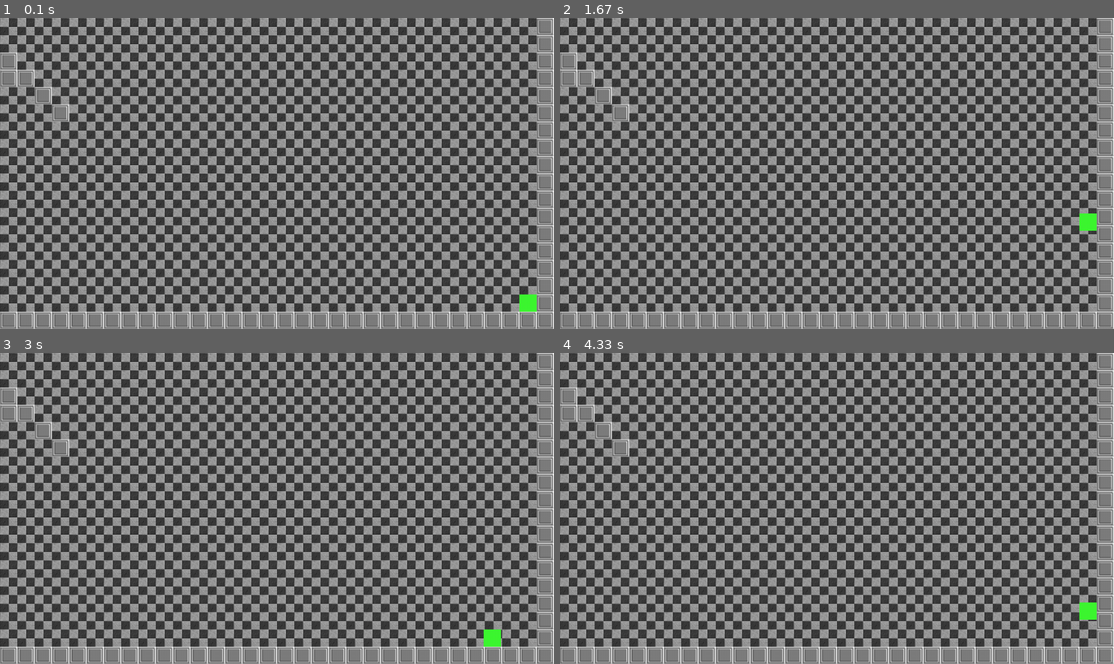
Above: before the commit, frames 1-4 (two rows, left to right).
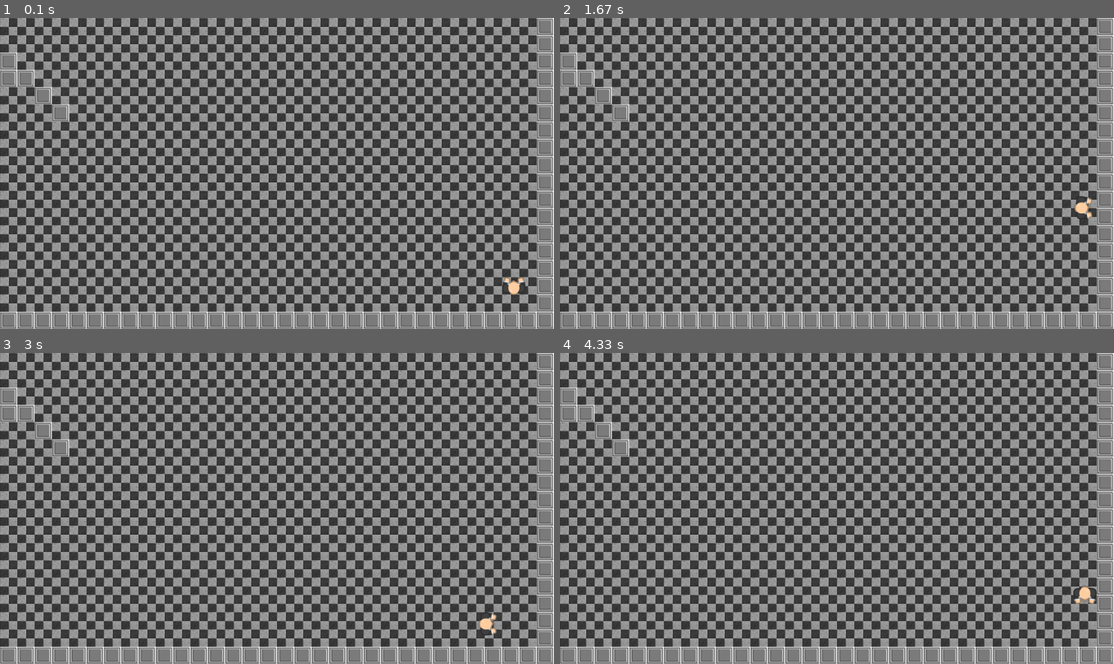
Above: after the commit, the same moments.

Repository: bly852/ICS3U1
Game: pygame game, started from (19.12.06) Culminating/game.py
The game is run twice, just before and just after one commit, with the same random seed, the same clock (stepped at 60 frames per second) and the same inputs.
Inputs:
- Up to frame 1 (0.1 s): no input
- Up to frame 2 (1.67 s): hold D 0.33-0.8 s; hold W 0.83-1.13 s; hold D 1.17-1.63 s
- Up to frame 3 (3 s): hold A 1.67-2.2 s; hold S 2.23-2.53 s; hold D 2.57-2.97 s
- Up to frame 4 (4.33 s): hold W 3-3.37 s; hold D 3.4-4.03 s; hold S from 4.07 s (still down)

The runs differ from the first frame. In frame 1, 0.3% of the frame differs, in the area x 90-97%, y 83-95%; in frame 2, 0.3%; in frame 3, 0.3%; in frame 4, 0.3%, in the area x 92-97%, y 75-86%.

Commit message:
Player Sprite and Rotation
Added in Player Sprite

Allowed Player sprite to rotate depending on the direction of travel

Diff:
--- a/(19.12.06) Culminating/game.py
+++ b/(19.12.06) Culminating/game.py
@@ -18,7 +18,6 @@
         # initialize game window
         pygame.init()
         self.screen = pygame.display.set_mode((width, height))
-        pygame.display.set_caption(title)
         self.fpsClock = pygame.time.Clock()
         self.data_loader()
 
@@ -29,6 +28,7 @@
         self.map = Map(path.join(map_folder, 'biggerMap.txt'))
         self.floor_image = pygame.image.load(path.join(image_folder, floor_image)).convert_alpha()
         self.wall_image = pygame.image.load(path.join(image_folder, wall_image)).convert_alpha()
+        self.player_image = pygame.image.load(path.join(image_folder, player_image)).convert_alpha()
 
     def new(self):
         # new game loop
@@ -72,6 +72,7 @@
 
     def draw(self):
         # game loop - draw
+        pygame.display.set_caption("{} | FPS: {:.0f}".format(title ,self.fpsClock.get_fps()))
         for sprite in self.all_sprites:
             self.screen.blit(sprite.image, self.camera.apply(sprite))
         pygame.display.flip()
--- a/(19.12.06) Culminating/settings.py
+++ b/(19.12.06) Culminating/settings.py
@@ -13,7 +13,7 @@
 # game options
 width = 1024
 height = 576
-fps = 60
+fps = 240
 title = 'Food Wars'
 
 
@@ -25,5 +25,6 @@
 # player settings
 player_speed = 500
 
+player_image = 'hitman1_hold.png'
 floor_image = 'marble_floor32x32.png'
 wall_image = 'mask_32x_0.png'
--- a/(19.12.06) Culminating/sprites.py
+++ b/(19.12.06) Culminating/sprites.py
@@ -8,12 +8,12 @@
         self.groups = game.all_sprites
         pygame.sprite.Sprite.__init__(self, self.groups)
         self.game = game
-        self.image = pygame.Surface((tileSize, tileSize))
-        self.image.fill(green)
+        self.image = game.player_image
+        self.image = pygame.transform.rotate(self.game.player_image, 90)
         self.rect = self.image.get_rect()
         self.velX, self.velY = 0, 0
-        self.x = x * tileSize
-        self.y = y * tileSize
+        self.x = x * tileSize - tileSize
+        self.y = y * tileSize - tileSize
         self.playerNum = player_num
 
     def get_keys(self):
@@ -38,6 +38,27 @@
             if keys[pygame.K_DOWN]:
                 self.velY = player_speed
 
+    def direction(self):
+        if self.velX > 0:
+            if self.velY < 0:
+                self.image = pygame.transform.rotate(self.game.player_image, 45)
+            elif self.velY > 0:
+                self.image = pygame.transform.rotate(self.game.player_image, -45)
+            else:
+                self.image = pygame.transform.rotate(self.game.player_image, 0)
+        elif self.velX < 0:
+            if self.velY < 0:
+                self.image = pygame.transform.rotate(self.game.player_image, 135)
+            elif self.velY > 0:
+                self.image = pygame.transform.rotate(self.game.player_image, -135)
+            else:
+                self.image = pygame.transform.rotate(self.game.player_image, 180)
+        else:
+            if self.velY < 0:
+                self.image = pygame.transform.rotate(self.game.player_image, 90)
+            elif self.velY > 0:
+                self.image = pygame.transform.rotate(self.game.player_image, -90)
+
     def wall_collision(self, axis):
         if axis == 'x':
             collides = pygame.sprite.spritecollide(self, self.game.walls, False)
@@ -60,6 +81,7 @@
 
     def update(self):
         self.get_keys()
+        self.direction()
         self.x += self.velX * self.game.dt
         self.y += self.velY * self.game.dt
         self.rect.x = self.x
Binary file added: (19.12.06) Culminating/images/Test_Character1.png
Binary file added: (19.12.06) Culminating/images/hitman1_hold.png
Binary file added: (19.12.06) Culminating/images/hitman1_hold_faceUp.png
Binary file added: (19.12.06) Culminating/images/manBlue_hold.png
